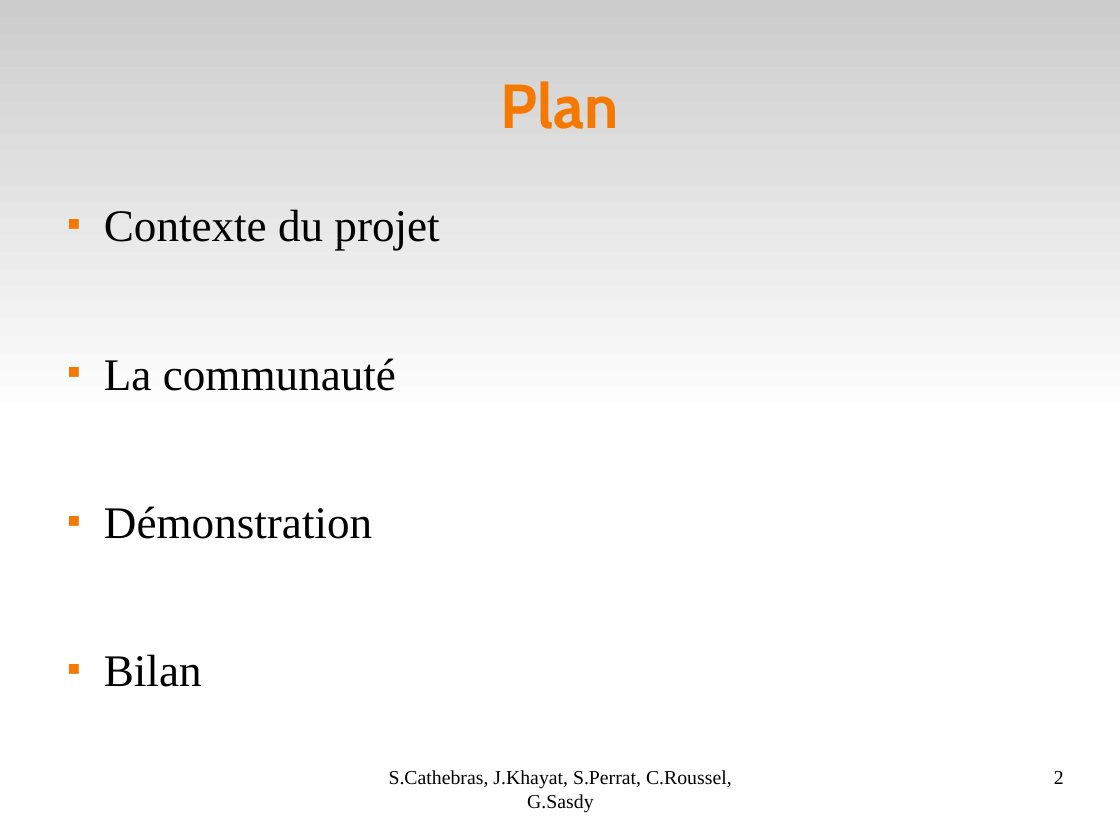
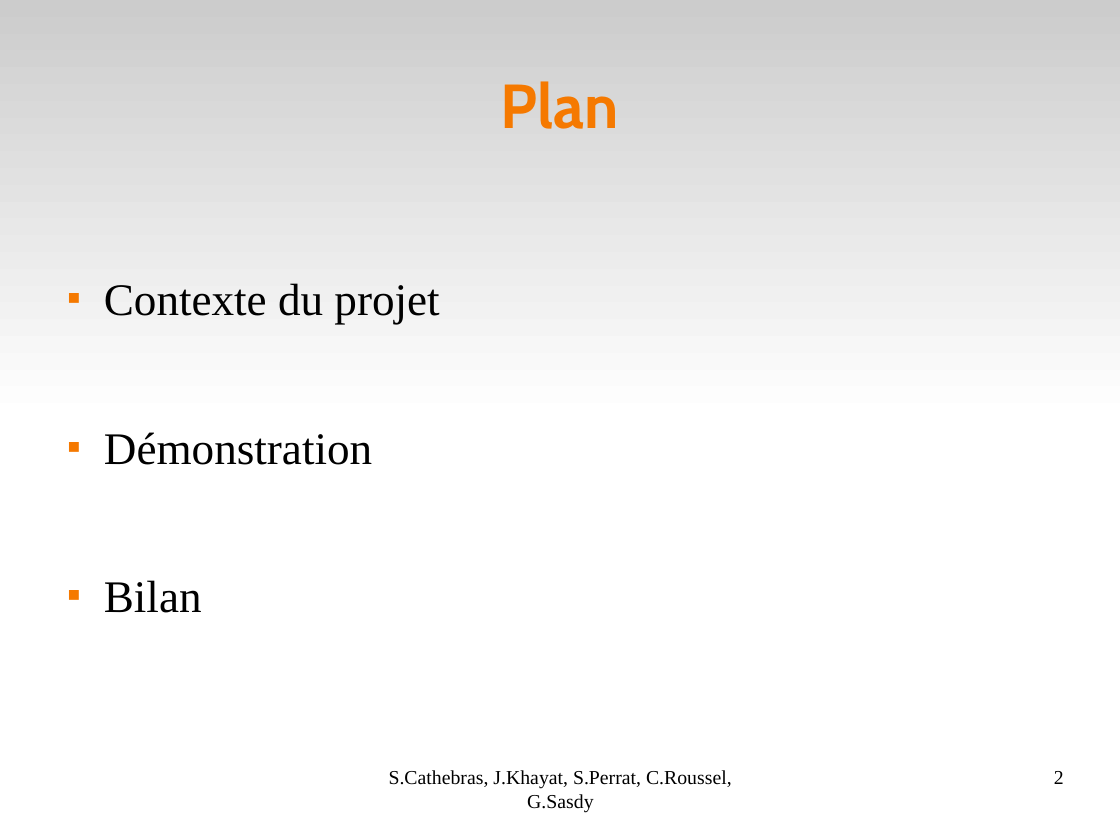
Before and after one commit to Darktrop/git-mediawiki-ensimag, a slide deck: slide 2 of sheme/presoutenance/Bilan.odp. Drawn at 1120x840 pixels with LibreOffice and Linux fonts; fonts in the diff are those of the drawing. Boxes give left, top, right and bottom in pixels: in the first picture for what was removed or moved away, otherwise in the second. Text is boxed around its words. In the diff, an @@ line names an element or a change of style, - is before the commit and + after.

```diff
--- a/sheme/presoutenance/Bilan.odp
+++ b/sheme/presoutenance/Bilan.odp
@@ text at [104,358,396,391]: paragraph removed @@
-■ La communauté
```
Also in this commit, not shown: 6 other slides changed, 4 slides removed.
